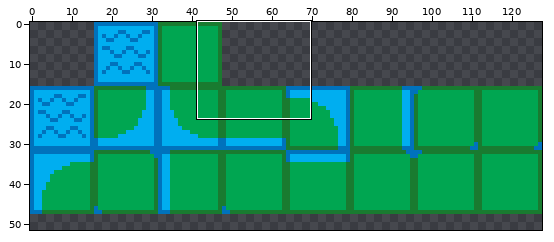
Sprite sheet -- Boat_Game/sprites/spr_tileset/eaf85736-1244-4bae-b93e-42efcba0dadd.png. Above, an overview of the earlier version with the close-up marked.
Close-up. As it was:
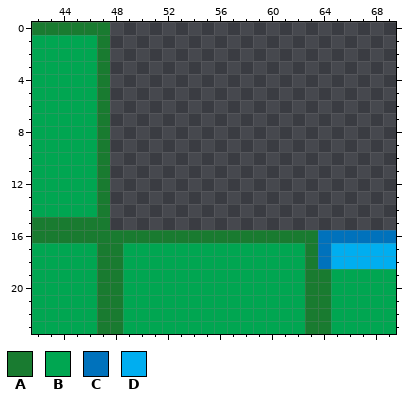
The file is 128x128 pixels. Shown: x 42..69, y 0..23. The wide view leaves out empty margins.
Palette (. is transparent): A #197b30  B #00a651  C #0072bc  D #00aef0
Pixels before, first column x 42:
 0 AAAAAA......................
 1 BBBBBA......................
 2 BBBBBA......................
 3 BBBBBA......................
 4 BBBBBA......................
 5 BBBBBA......................
 6 BBBBBA......................
 7 BBBBBA......................
 8 BBBBBA......................
 9 BBBBBA......................
10 BBBBBA......................
11 BBBBBA......................
12 BBBBBA......................
13 BBBBBA......................
14 BBBBBA......................
15 AAAAAA......................
16 AAAAAAAAAAAAAAAAAAAAAACCCCCC
17 BBBBBAABBBBBBBBBBBBBBACDDDDD
18 BBBBBAABBBBBBBBBBBBBBACDDDDD
19 BBBBBAABBBBBBBBBBBBBBAABBBBB
20 BBBBBAABBBBBBBBBBBBBBAABBBBB
21 BBBBBAABBBBBBBBBBBBBBAABBBBB
22 BBBBBAABBBBBBBBBBBBBBAABBBBB
23 BBBBBAABBBBBBBBBBBBBBAABBBBB
Now the later version:
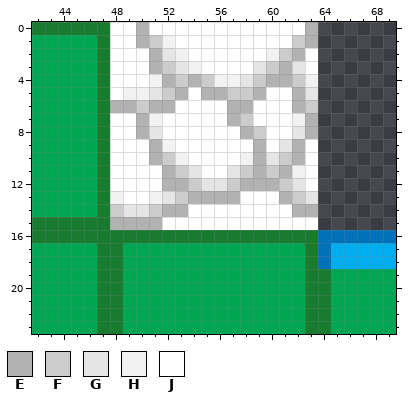
Colours new in this view: E #b2b2b2  F #cccccc  G #e5e5e5  H #f2f2f2  J #ffffff
Difference:
{"y":0,"x":48,"old":"................","new":"JJEJJJJJJJJJJJJE"}
{"y":1,"x":48,"old":"................","new":"JJEFHJJJJJJJJJFE"}
{"y":2,"x":48,"old":"................","new":"JJJEGHJJJJJJHFEJ"}
{"y":3,"x":48,"old":"................","new":"JJJEFGHJJJJGFEGJ"}
{"y":4,"x":48,"old":"................","new":"JJJHEFEFHHGFEEFH"}
{"y":5,"x":48,"old":"................","new":"JHHGFEJEEFFEJJEG"}
{"y":6,"x":48,"old":"................","new":"EEFEEJJJJEEJJJEF"}
{"y":7,"x":48,"old":"................","new":"JJEHJJJJJEFJJJHE"}
{"y":8,"x":48,"old":"................","new":"JJEGJJJJJJEFJJGE"}
{"y":9,"x":48,"old":"................","new":"JJJEHJJJJJJEJGEJ"}
{"y":10,"x":48,"old":"................","new":"JJJEFHJJJJHEGFEJ"}
{"y":11,"x":48,"old":"................","new":"JJJJEFGJJGFEFEHJ"}
{"y":12,"x":48,"old":"................","new":"JJJJEEFGGFEEEFGJ"}
{"y":13,"x":48,"old":"................","new":"HJJHGFEEEEJJJEFG"}
{"y":14,"x":48,"old":"................","new":"FGGFEEJJJJJJJJEE"}
{"y":15,"x":48,"old":"................","new":"EEEEJJJJJJJJJJJJ"}
{"label":"added","picture_box":[110,22,318,230]}
